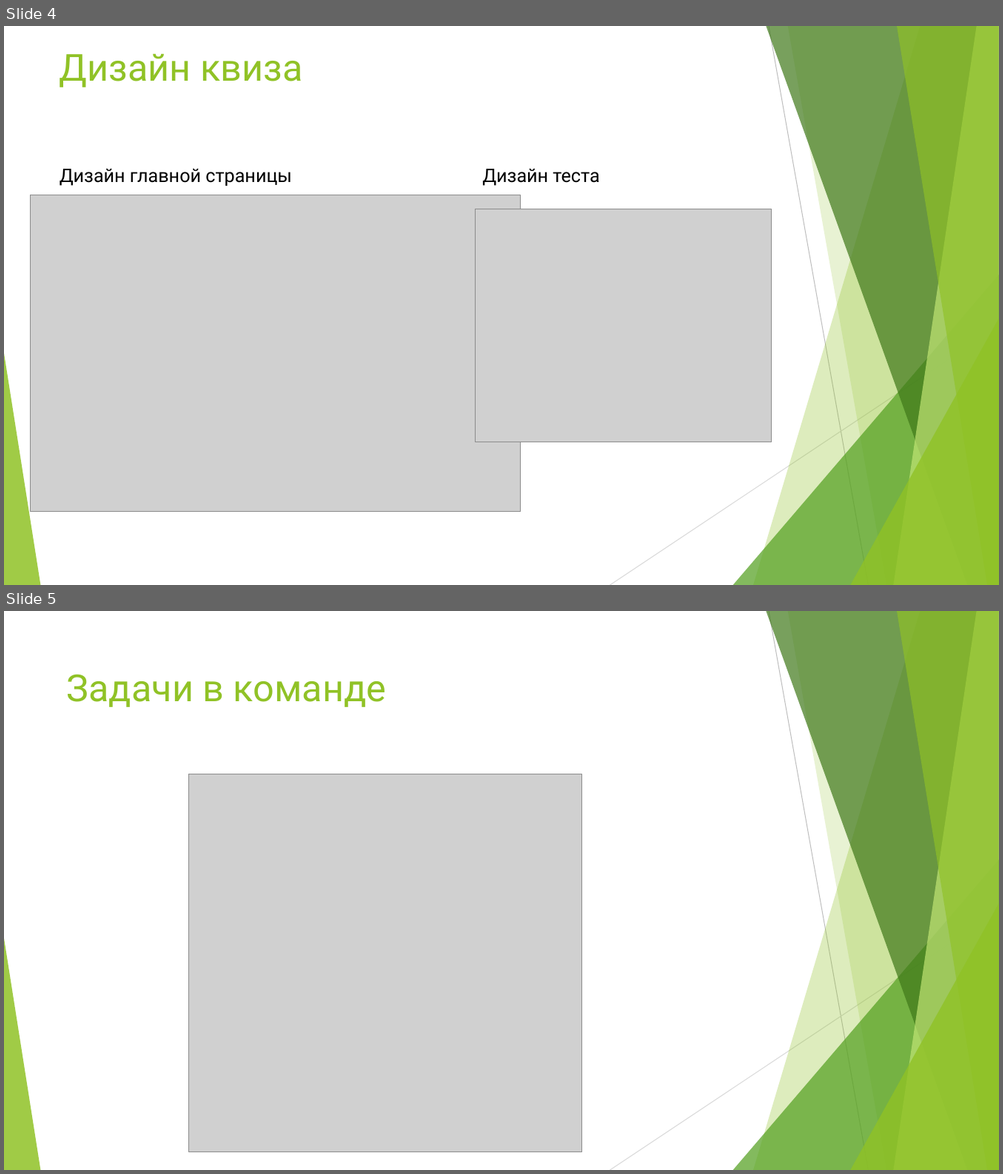
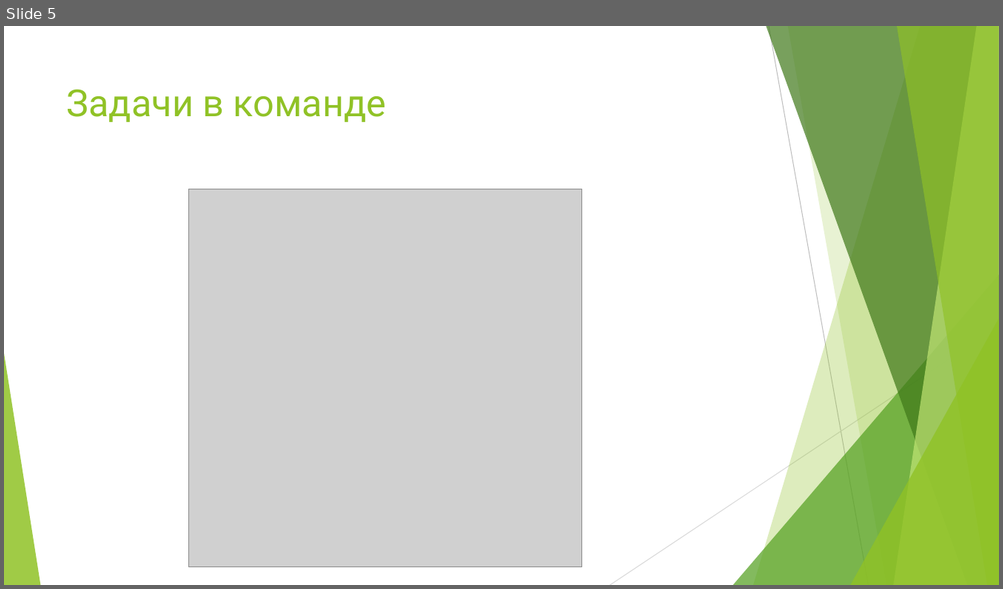
Before and after one commit to Me11ad/biblos.inc-project, a slide deck: Презентация Microsoft PowerPoint.pptx. Shown one above the other, each under a label of ours: slides 4 and 5 before the commit, slide 5 after it. The pictures are 1003x1174 and 1003x589 pixels, drawn with LibreOffice and Linux fonts; fonts in the diff are those of the drawing; grey boxes stand for pictures. Boxes give left, top, right and bottom in pixels: in the first picture for what was removed or moved away, otherwise in the second. Text is boxed around its words. In the diff, an @@ line names an element or a change of style, - is before the commit and + after.

```diff
--- a/Презентация Microsoft PowerPoint.pptx
+++ b/Презентация Microsoft PowerPoint.pptx
@@ slide 4 removed at (4, 26, 999, 585), background #FFFFFF; not listed: 10 template elements that a slide beside it also shows @@
@@ title removed at (60, 53, 302, 87) @@
-Дизайн квиза
@@ text removed at (60, 169, 292, 186) @@
-Дизайн главной страницы
@@ text removed at (482, 169, 599, 186) @@
-Дизайн теста
@@ picture removed at (30, 195, 520, 511) @@
@@ picture removed at (475, 209, 771, 443) @@
```
Also in this commit, not shown: 2 slides changed, 3 slides added.
